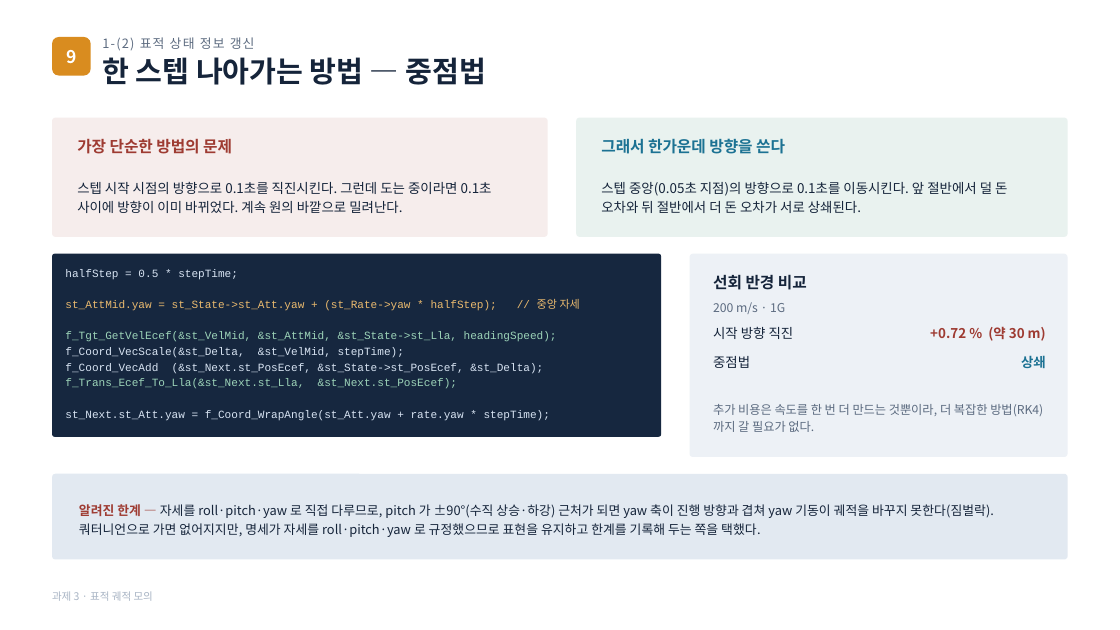
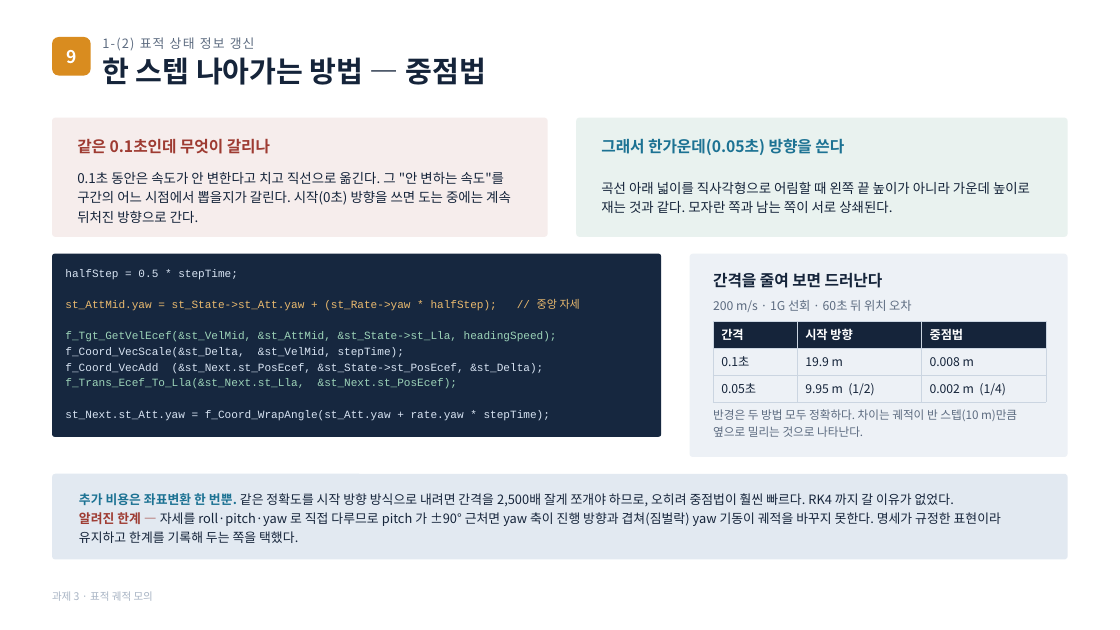
Before and after one commit to harley-hwan/radar-sw-study, a slide deck: slide 10 of Part3_TargetSim/ref/과제3_구현방법_시뮬레이션조건.pptx. Drawn at 1120x630 pixels with LibreOffice and Linux fonts; fonts in the diff are those of the drawing. Boxes give left, top, right and bottom in pixels: in the first picture for what was removed or moved away, otherwise in the second. Text is boxed around its words. In the diff, an @@ line names an element or a change of style, - is before the commit and + after.

```diff
--- a/Part3_TargetSim/ref/과제3_구현방법_시뮬레이션조건.pptx
+++ b/Part3_TargetSim/ref/과제3_구현방법_시뮬레이션조건.pptx
@@ text at [77,139,270,154]: text changed @@
-가장 단순한 방법의 문제
+같은 0.1초인데 무엇이 갈리나
@@ text at [601,138,844,155]: text changed @@
-그래서 한가운데 방향을 쓴다
+그래서 한가운데(0.05초) 방향을 쓴다
@@ text at [77,172,511,223]: text changed @@
-스텝 시작 시점의 방향으로 0.1초를 직진시킨다. 그런데 도는 중이라면 0.1초 사이에 방향이 이미 바뀌었다. 계속 원의 바깥으로 밀려난다.
+0.1초 동안은 속도가 안 변한다고 치고 직선으로 옮긴다. 그 "안 변하는 속도"를 구간의 어느 시점에서 뽑을지가 갈린다. 시작(0초) 방향을 쓰면 도는 중에는 계속 뒤처진 방향으로 간다.
@@ text at [601,182,1030,213]: text changed @@
-스텝 중앙(0.05초 지점)의 방향으로 0.1초를 이동시킨다. 앞 절반에서 덜 돈 오차와 뒤 절반에서 더 돈 오차가 서로 상쇄된다.
+곡선 아래 넓이를 직사각형으로 어림할 때 왼쪽 끝 높이가 아니라 가운데 높이로 재는 것과 같다. 모자란 쪽과 남는 쪽이 서로 상쇄된다.
@@ text at [713,272,883,288]: text changed @@
-선회 반경 비교
+간격을 줄여 보면 드러난다
@@ text at [713,300,911,312]: text changed @@
-200 m/s · 1G
+200 m/s · 1G 선회 · 60초 뒤 위치 오차
@@ text removed at [713,327,794,339] @@
-시작 방향 직진
@@ table added at [713,321,1046,405], 3 rows, 3 columns @@
+간격 | 시작 방향 | 중점법
+0.1초 | 19.9 m | 0.008 m
+0.05초 | 9.95 m (1/2) | 0.002 m (1/4)
@@ text removed at [930,326,1046,341] @@
-+0.72 % (약 30 m)
@@ text removed at [713,356,750,368] @@
-중점법
@@ text removed at [1021,355,1046,368] @@
-상쇄
@@ text removed at [713,404,1043,432] @@
-추가 비용은 속도를 한 번 더 만드는 것뿐이라, 더 복잡한 방법(RK4)까지 갈 필요가 없다.
@@ text added at [713,409,1017,437], 10 pt, text #5C6B80 @@
+반경은 두 방법 모두 정확하다. 차이는 궤적이 반 스텝(10 m)만큼 옆으로 밀리는 것으로 나타난다.
@@ text at [79,493,1001,543]: text changed @@
-알려진 한계 — 자세를 roll·pitch·yaw 로 직접 다루므로, pitch 가 ±90°(수직 상승·하강) 근처가 되면 yaw 축이 진행 방향과 겹쳐 yaw 기동이 궤적을 바꾸지 못한다(짐벌락).
-쿼터니언으로 가면 없어지지만, 명세가 자세를 roll·pitch·yaw 로 규정했으므로 표현을 유지하고 한계를 기록해 두는 쪽을 택했다.
+추가 비용은 좌표변환 한 번뿐. 같은 정확도를 시작 방향 방식으로 내려면 간격을 2,500배 잘게 쪼개야 하므로, 오히려 중점법이 훨씬 빠르다. RK4 까지 갈 이유가 없었다.
+알려진 한계 — 자세를 roll·pitch·yaw 로 직접 다루므로 pitch 가 ±90° 근처면 yaw 축이 진행 방향과 겹쳐(짐벌락) yaw 기동이 궤적을 바꾸지 못한다. 명세가 규정한 표현이라 유지하고 한계를 기록해 두는 쪽을 택했다.
```
Also in this commit, not shown: 3 other files.
